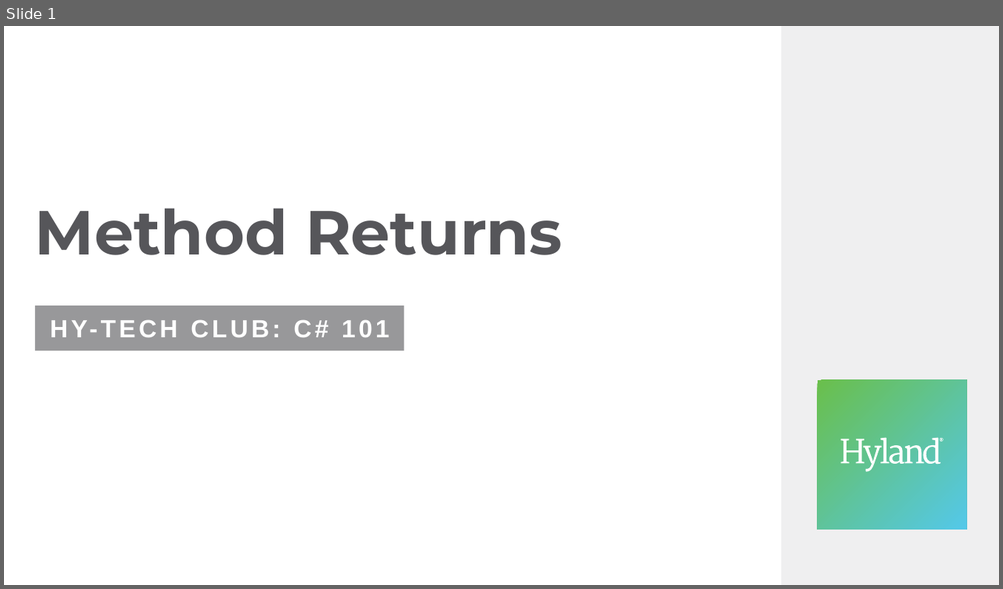
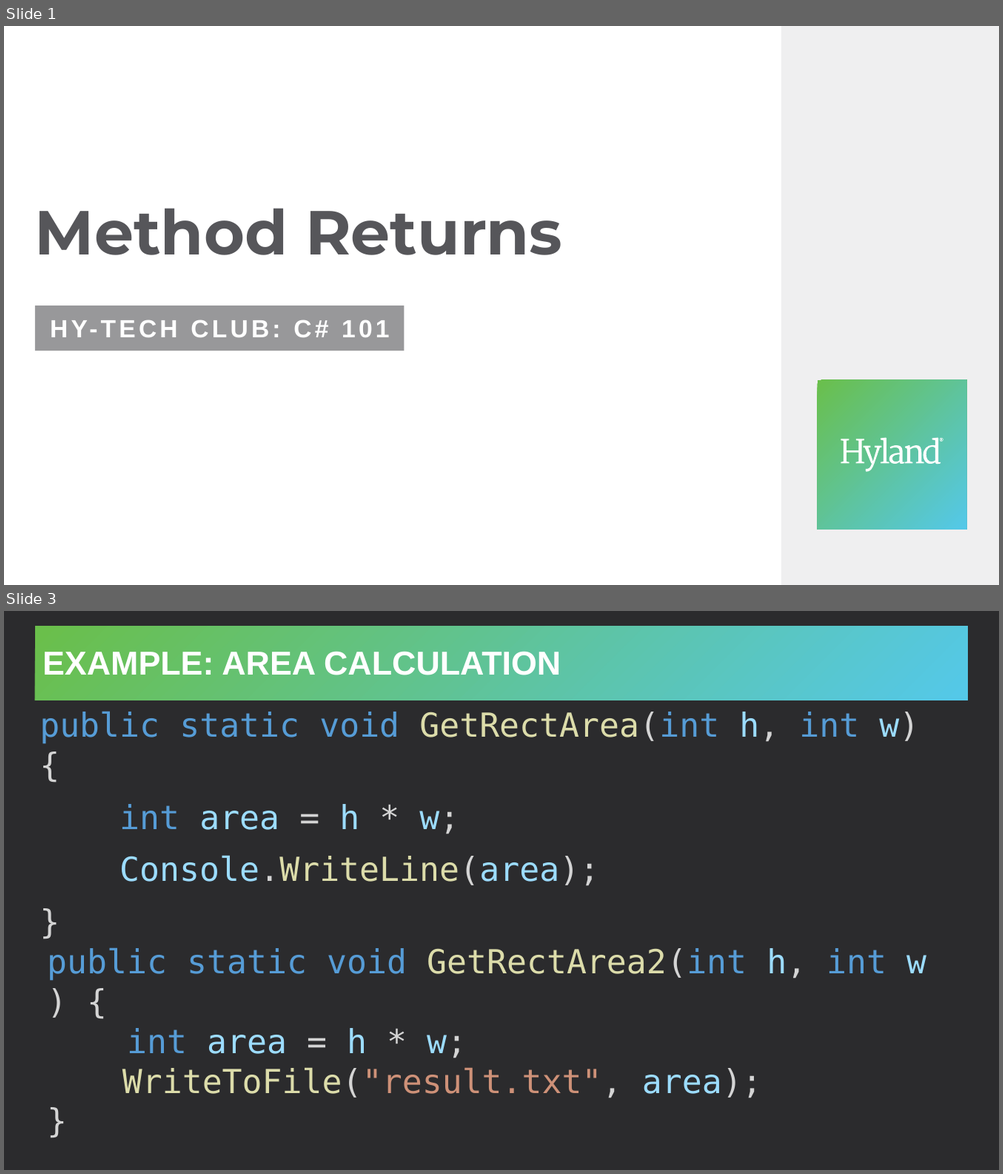
Before and after one commit to hytechclub/cs-101, a slide deck: MethodParameters/MethodReturns.pptx. Shown one above the other, each under a label of ours: slide 1 before the commit, slides 1 and 3 after it; the slides between them are not shown. The pictures are 1003x589 and 1003x1174 pixels, drawn with LibreOffice and Linux fonts; fonts in the diff are those of the drawing. Boxes give left, top, right and bottom in pixels: in the first picture for what was removed or moved away, otherwise in the second. Text is boxed around its words. In the diff, an @@ line names an element or a change of style, - is before the commit and + after.

```diff
--- a/MethodParameters/MethodReturns.pptx
+++ b/MethodParameters/MethodReturns.pptx
@@ slide 3 added at bbox=[4, 611, 999, 1170], background #2B2B2D @@
@@ title added at bbox=[35, 626, 968, 701], fill gradient #6ABF4B to #54C8E8, 32 pt, text #FFFFFF, bold @@
+EXAMPLE: AREA CALCULATION
@@ text added at bbox=[40, 711, 919, 886], 32 pt, text #569CD6 @@
+public static void GetRectArea(int h, int w) {
+int area = h * w;
+Console.WriteLine(area);
+}
@@ text added at bbox=[47, 948, 926, 1099], 32 pt, text #569CD6 @@
+public static void GetRectArea2(int h, int w) {
+int area = h * w;
+WriteToFile("result.txt", area);
+}
```
Also in this commit, not shown: 4 other slides added, 27 slides removed, 1 other file.
